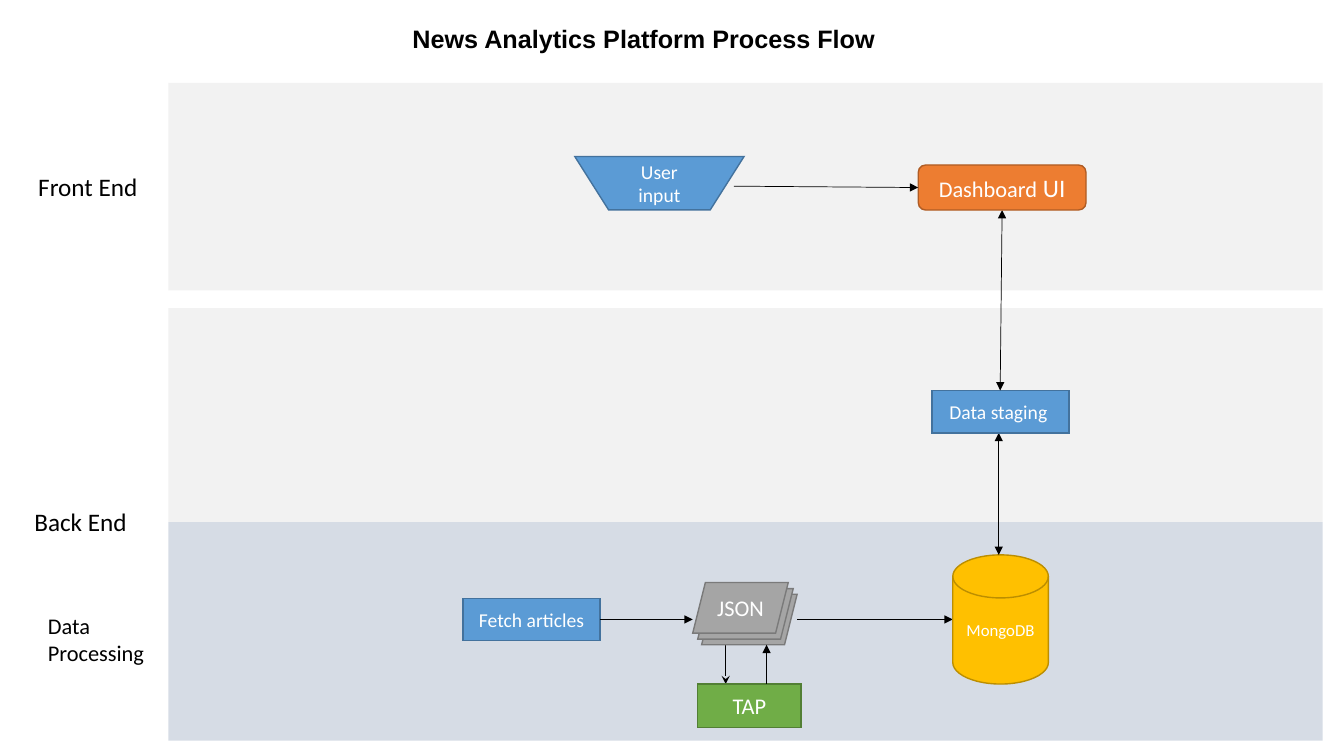
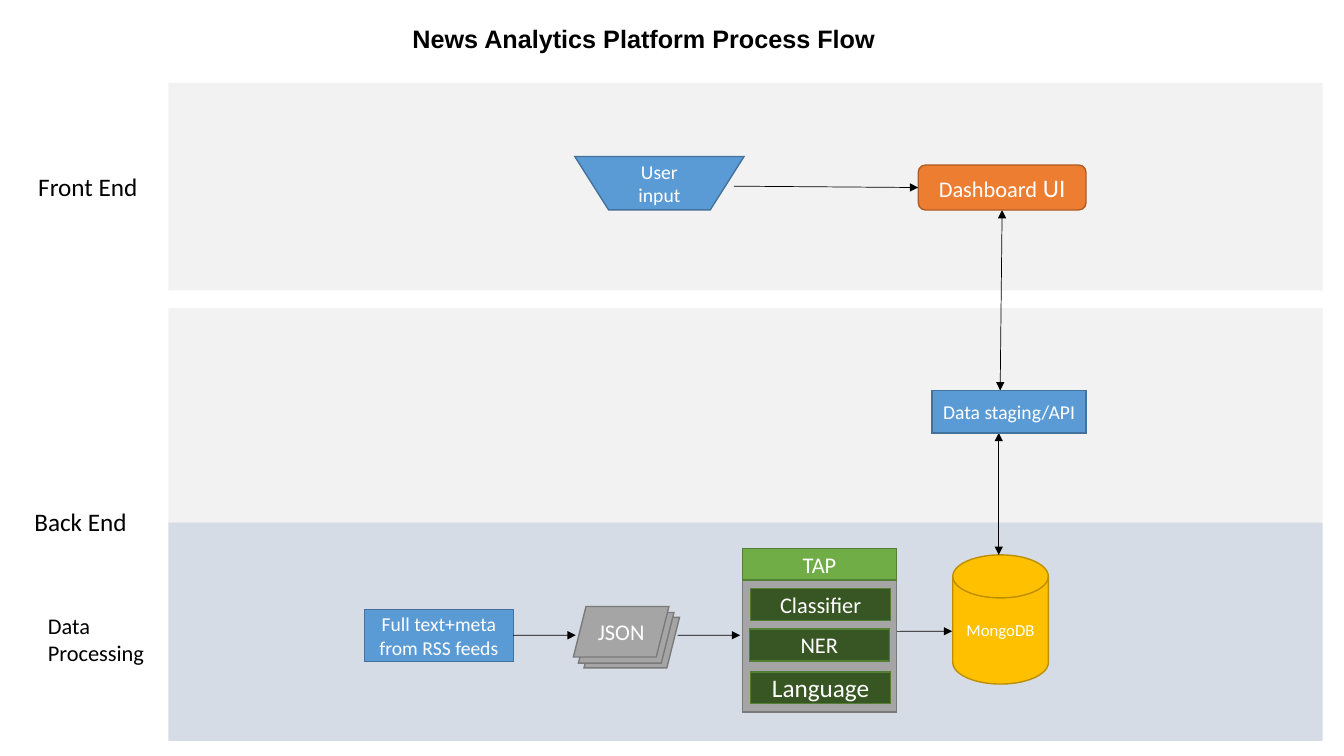
Before and after one commit to AymaneZizi/NewsScanning, a slide deck: slide 1 of Architecture.pptx. Drawn at 1344x756 pixels with LibreOffice and Linux fonts; fonts in the diff are those of the drawing. Boxes give left, top, right and bottom in pixels: in the first picture for what was removed or moved away, otherwise in the second. Text is boxed around its words. In the diff, an @@ line names an element or a change of style, - is before the commit and + after.

Commit message:
ppt updates

```diff
--- a/Architecture.pptx
+++ b/Architecture.pptx
@@ rectangle "Data staging/API": place and size @@
-rectangle "Data staging/API" at (933,390,1070,433)
+rectangle "Data staging/API" at (933,390,1087,433)
@@ text in rectangle at (943,405,1076,423): text changed @@
-Data staging
+Data staging/API
@@ rectangle "TAP": place and size @@
-rectangle "TAP" at (698,685,802,728)
+rectangle "TAP" at (743,548,897,581)
@@ rectangle "Full text+meta from RSS feeds": place and size @@
-rectangle "Full text+meta from RSS feeds" at (463,598,600,640)
+rectangle "Full text+meta from RSS feeds" at (365,609,514,661)
@@ text in rectangle at (379,617,498,655): text changed @@
-Fetch articles
+Full text+meta from RSS feeds
@@ 3 parallelograms: place and size @@
-3 parallelograms at (693,583,798,645)
+3 parallelograms at (574,607,680,668)
@@ arrow moved from (600, 620) - (693, 620) to (513, 635) - (576, 635) @@
@@ arrow moved from (726, 641) - (726, 685) to (678, 635) - (740, 635) @@
@@ arrow (678, 635) - (740, 635): arrowheads changed @@
@@ arrow removed from (766, 685) to (766, 645) @@
@@ arrow moved from (798, 620) - (953, 620) to (890, 631) - (953, 631) @@
@@ group added at (743,581,897,713): 4 rectangles @@
+Classifier
+NER
+Language
```
Also in this commit, not shown: 1 other file.
